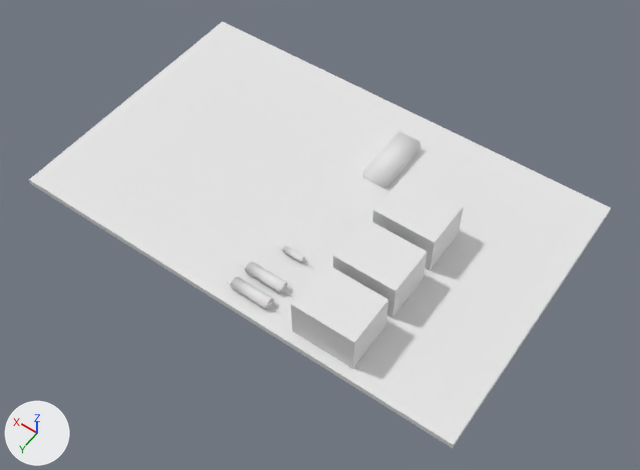
A saved change to the Blender file vl.vlabs.com.ua/models/hvac/control-board/control-board.blend.
The view is the same before and after, from a 50 mm lens placed at (-0.1012, 0.1398, 0.2027), pointed at (-0.0102, 0.0124, 0.0025). The lights are fixed; the arrows at lower left show +X, +Y and +Z.

In view in the first picture: 'controlBoard'.
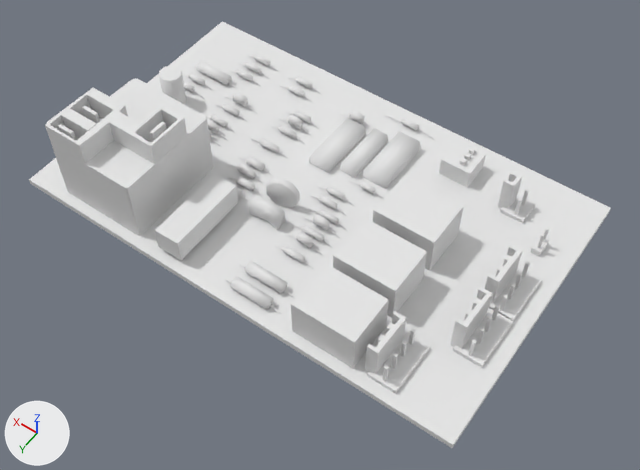
Location of each change, [x1, y1, x2, y2] in pixels of the pictures (640 x 470 px):
part 1 of me_controlboardgeometry, added
    after: [302, 225, 324, 241]
part 2 of me_controlboardgeometry, added
    after: [319, 210, 339, 224]
part 3 of me_controlboardgeometry, added
    after: [318, 195, 338, 209]
part 4 of me_controlboardgeometry, added
    after: [326, 186, 345, 200]
part 5 of me_controlboardgeometry, added
    after: [360, 182, 376, 193]
part 6 of me_controlboardgeometry, added
    after: [401, 118, 419, 130]
part 7 of me_controlboardgeometry, added
    after: [296, 77, 313, 88]
part 8 of me_controlboardgeometry, added
    after: [288, 85, 305, 97]
part 9 of me_controlboardgeometry, added
    after: [293, 110, 311, 123]
part 10 of me_controlboardgeometry, added
    after: [278, 125, 296, 138]
part 11 of me_controlboardgeometry, added
    after: [259, 138, 280, 153]
part 12 of me_controlboardgeometry, added
    after: [222, 104, 240, 116]
part 13 of me_controlboardgeometry, added
    after: [210, 115, 228, 127]
part 14 of me_controlboardgeometry, built on
    before: [225, 264, 295, 314]
    after: [45, 54, 549, 394]

Edits to the bpy script that builds the scene:
```text
Change me_controlboardgeometry:
    used by ob_controlboard; location = (0.0, 0.0, 0.0)
    remove me_controlboardgeometry.from_pydata(...)  # 124 vertices, 68 faces; spans x -0.0737..0.0737, y -0.0458..0.0458, z 0.0..0.0149
    add me_controlboardgeometry.from_pydata(...)  # 1629 vertices, 922 faces, 3 loose edges; spans x -0.0737..0.0737, y -0.0458..0.0458, z 0.0..0.03
    me_controlboardgeometry part 1: a new loose piece, an 8-sided cylinder along x spanning x -0.0121..-0.0055, y 0.0128..0.0145, z 0.0027..0.0044, in mat_controlboardmaterial (its picture is missing)
    me_controlboardgeometry part 2: a new loose piece, an 8-sided cylinder along x spanning x -0.0118..-0.0061, y 0.0052..0.0069, z 0.0027..0.0044, in mat_controlboardmaterial (its picture is missing)
    me_controlboardgeometry part 3: a new loose piece, an 8-sided cylinder along x spanning x -0.0083..-0.0026, y 0.0009..0.0026, z 0.0027..0.0044, in mat_controlboardmaterial (its picture is missing)
    me_controlboardgeometry part 4: a new loose piece, an 8-sided cylinder along x spanning x -0.0081..-0.0024, y -0.0035..-0.0017, z 0.0027..0.0044, in mat_controlboardmaterial (its picture is missing)
    me_controlboardgeometry part 5: a new loose piece, an 8-sided cylinder along x spanning x -0.014..-0.0096, y -0.0107..-0.0089, z 0.0027..0.0044, in mat_controlboardmaterial (its picture is missing)
    me_controlboardgeometry part 6: a new loose piece, an 8-sided cylinder along x spanning x -0.0108..-0.0051, y -0.0404..-0.0387, z 0.0027..0.0044, in mat_controlboardmaterial (its picture is missing)
    me_controlboardgeometry part 7: a new loose piece, an 8-sided cylinder along x spanning x 0.0276..0.0334, y -0.0367..-0.0349, z 0.0027..0.0044, in mat_controlboardmaterial (its picture is missing)
    me_controlboardgeometry part 8: a new loose piece, an 8-sided cylinder along x spanning x 0.0274..0.0331, y -0.0319..-0.0302, z 0.0027..0.0044, in mat_controlboardmaterial (its picture is missing)
    me_controlboardgeometry part 9: a new loose piece, an 8-sided cylinder along x spanning x 0.0188..0.0245, y -0.0234..-0.0217, z 0.0027..0.0044, in mat_controlboardmaterial (its picture is missing)
    me_controlboardgeometry part 10: a new loose piece, an 8-sided cylinder along x spanning x 0.0187..0.0244, y -0.0154..-0.0137, z 0.0027..0.0044, in mat_controlboardmaterial (its picture is missing)
    me_controlboardgeometry part 11: a new loose piece, an 8-sided cylinder along x spanning x 0.0193..0.0256, y -0.0074..-0.0055, z 0.0026..0.0045, in mat_controlboardmaterial (its picture is missing)
    me_controlboardgeometry part 12: a new loose piece, an 8-sided cylinder along x spanning x 0.0392..0.0449, y -0.0127..-0.0109, z 0.0027..0.0044, in mat_controlboardmaterial (its picture is missing)
    me_controlboardgeometry part 13: a new loose piece, an 8-sided cylinder along x spanning x 0.039..0.0447, y -0.0066..-0.0048, z 0.0027..0.0044, in mat_controlboardmaterial (its picture is missing)
    me_controlboardgeometry part 14: 8 vertices moved from x -0.0145..-0.0004, y 0.0334..0.0403, z 0.0023..0.0024 to x -0.0145..-0.0004, y 0.0334..0.0403, z 0.0029; 1195 vertices added at x -0.0691..0.067, y -0.0398..0.0429, z 0.0005..0.03
```
